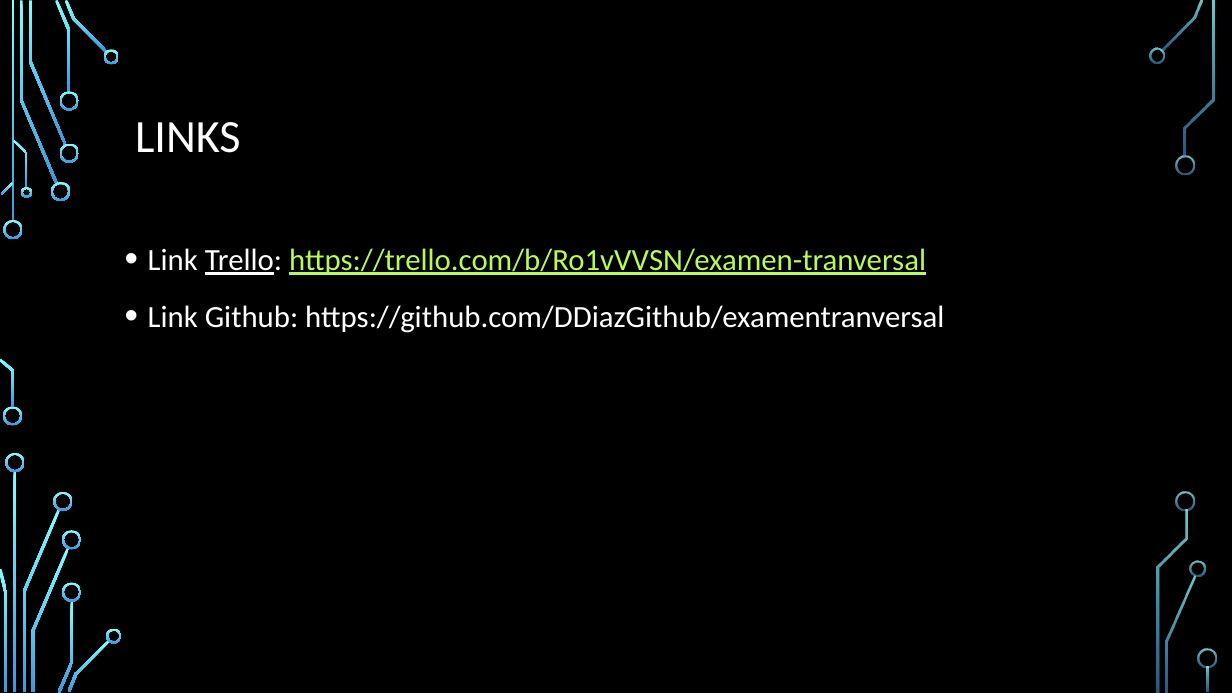
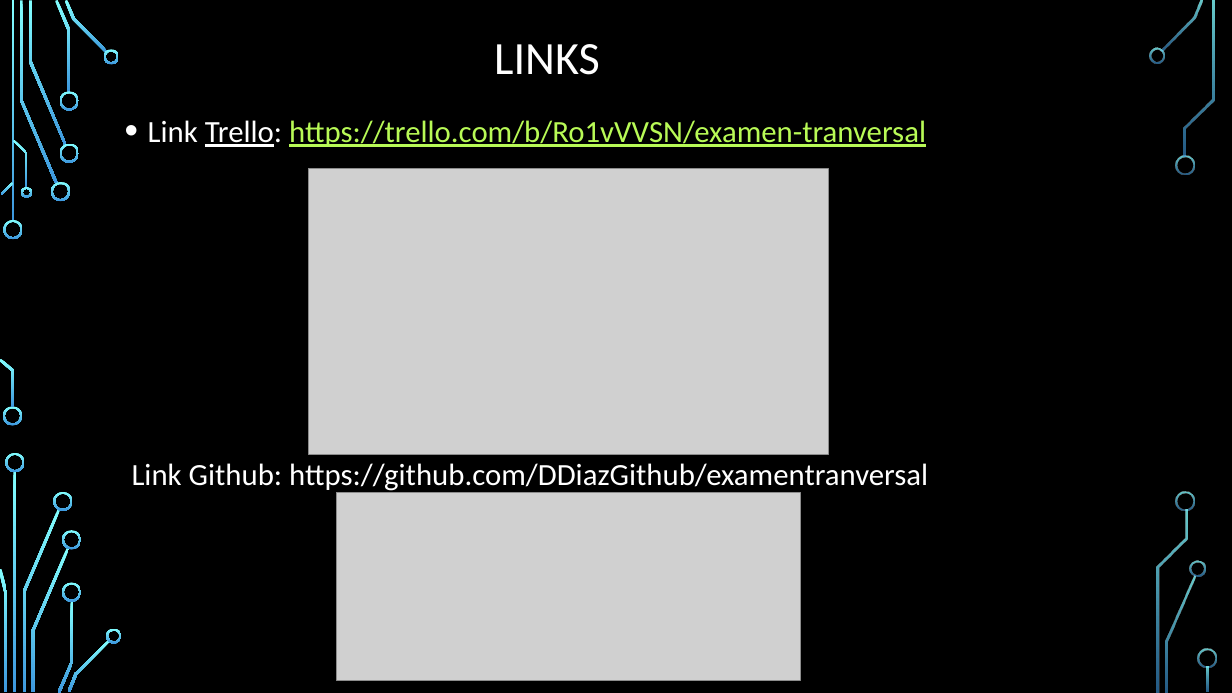
Before and after one commit to DDiazGithub/examentranversal, a slide deck: slide 4 of Proyecto Examen transversal.pptx. Drawn at 1232x693 pixels with LibreOffice and Linux fonts; fonts in the diff are those of the drawing; grey boxes stand for pictures; background and template pictures are left out. Boxes give left, top, right and bottom in pixels: in the first picture for what was removed or moved away, otherwise in the second. Text is boxed around its words. In the diff, an @@ line names an element or a change of style, - is before the commit and + after.

```diff
--- a/Proyecto Examen transversal.pptx
+++ b/Proyecto Examen transversal.pptx
@@ title "LINKS": place and size @@
-title "LINKS" at bbox=[135, 122, 241, 153]
+title "LINKS" at bbox=[494, 44, 600, 75]
@@ text "Link Trello: https://trello.com/b/Ro1vVVSN/examen-tranversal": place and size @@
-text "Link Trello: https://trello.com/b/Ro1vVVSN/examen-tranversal" at bbox=[148, 248, 944, 333]
+text "Link Trello: https://trello.com/b/Ro1vVVSN/examen-tranversal" at bbox=[132, 120, 928, 494]
@@ picture added at bbox=[309, 168, 829, 454] @@
@@ text at bbox=[132, 463, 928, 494]: bullet • to none @@
@@ picture added at bbox=[336, 493, 801, 681] @@
```
